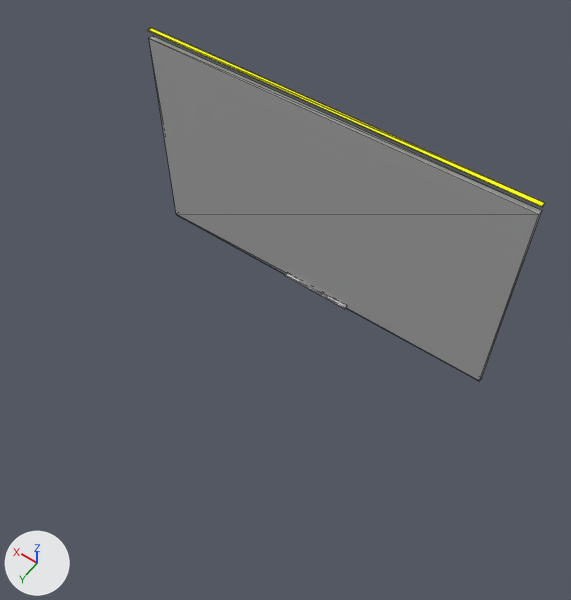
A saved change to the OBJ model frontend/public/signs/Bảng hiệu bạt lót tôn 2 mặt có trụ 250 x 150.obj.
The view is the same before and after, from a camera (50 mm lens) standing at (-0.56, 2.92, 4.25) and looking at (1.05, 0.67, 0.72). The axes (+X, +Y, +Z) are drawn at lower left. The lights are the same throughout. The picture after the commit comes second. Mesh edges are drawn as thin lines. Where no turn or scale is listed for an object, it has been applied to the vertices. Vertices at exactly the same position are counted once.

In view in the first picture: 'bang_hieu_bat_lot_ton_2_mat_co_tru_250_x_150'.
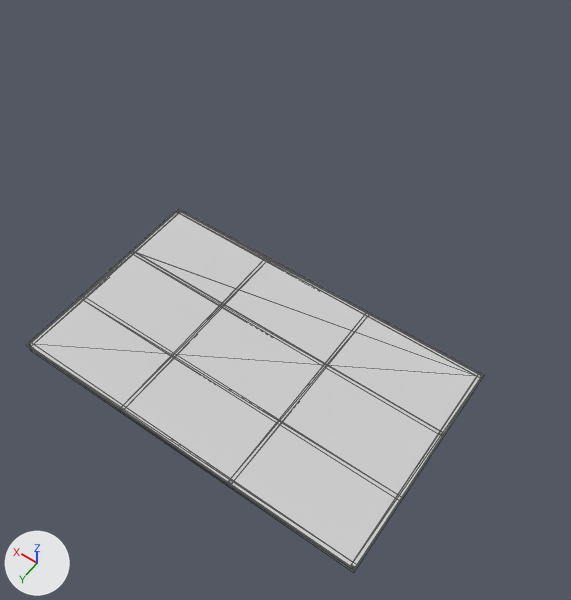
Changed parts and their boxes (x1, y1, x2, y2) in the pictures (571 x 600 px; the box of a moved part takes in the faces that stretch with it):
'bang_hieu_bat_lot_ton_2_mat_co_tru_250_x_150', reshaped, recoloured (15% wider)
    before: (148, 28, 545, 381)
    after: (26, 209, 484, 572)
part 1 of me_bang_hieu_bat_lot_ton_2_mat_co_tru_250_x_150, moved or reshaped
    before: (285, 274, 346, 309)
    after: (34, 213, 477, 562)
part 2 of me_bang_hieu_bat_lot_ton_2_mat_co_tru_250_x_150, moved or reshaped (not visible afterwards)
    before: (148, 28, 545, 207)
part 3 of me_bang_hieu_bat_lot_ton_2_mat_co_tru_250_x_150, cut back
    before: (149, 36, 542, 381)
    after: (26, 209, 484, 572)

Edits to the bpy script that builds the scene:
```text
Add mat_mat_a0a0a0:
    mat_mat_a0a0a0 = principled_material('Mat_a0a0a0')
    mat_mat_a0a0a0.base_color = (0.627, 0.627, 0.627)  # light grey #cfcfcf
    mat_mat_a0a0a0.roughness = 0.0
Change me_bang_hieu_bat_lot_ton_2_mat_co_tru_250_x_150:
    used by ob_bang_hieu_bat_lot_ton_2_mat_co_tru_250_x_150; location = (0.0, 0.0, 0.0)
    remove me_bang_hieu_bat_lot_ton_2_mat_co_tru_250_x_150.from_pydata(...)  # 28 vertices, 46 faces; spans x 0.0..2.5, y 0.0..0.05, z 0.0..1.55
    remove me_bang_hieu_bat_lot_ton_2_mat_co_tru_250_x_150.materials.append(mat_mat_808080)  # grey #bcbcbc
    remove me_bang_hieu_bat_lot_ton_2_mat_co_tru_250_x_150.materials.append(mat_mat_0000ff)  # blue #0000ff
    remove me_bang_hieu_bat_lot_ton_2_mat_co_tru_250_x_150.materials.append(mat_mat_ffffff)  # white #ffffff
    remove me_bang_hieu_bat_lot_ton_2_mat_co_tru_250_x_150.materials.append(mat_mat_ffff00)  # yellow #ffff00
    add me_bang_hieu_bat_lot_ton_2_mat_co_tru_250_x_150.from_pydata(...)  # 108 vertices, 192 faces; spans x -0.01..2.51, y -0.01..1.51, z -0.03..0.03
    me_bang_hieu_bat_lot_ton_2_mat_co_tru_250_x_150 part 1: the loose piece of 8 vertices spanning x 1.0..1.5, y 0.01..0.05, z 0.0..0.01 is scaled about its middle by (4.9, 48.3, 0.2), then moved by (0.0, 0.72, 0.02), in mat_mat_a0a0a0 (light grey #cfcfcf)
    me_bang_hieu_bat_lot_ton_2_mat_co_tru_250_x_150 part 2: the loose piece of 8 vertices spanning x 0.0..2.5, y 0.0..0.03, z 1.55 is scaled about its middle by (0.979, 48.3, 0.4), then moved by (0.0, 0.73, -1.52), in mat_mat_a0a0a0 (light grey #cfcfcf)
    me_bang_hieu_bat_lot_ton_2_mat_co_tru_250_x_150 part 3
    6 vertices are removed from x 0.0..2.5, y 0.0..0.03, z 0.0..1.5
    22 faces are deleted
    46 vertices are added at x -0.01..2.51, y -0.01..1.51, z -0.03..0.03
    108 new faces join them
    other edits to the shape of me_bang_hieu_bat_lot_ton_2_mat_co_tru_250_x_150 do not show in these pictures
    add me_bang_hieu_bat_lot_ton_2_mat_co_tru_250_x_150.materials.append(mat_mat_a0a0a0)  # light grey #cfcfcf
```
